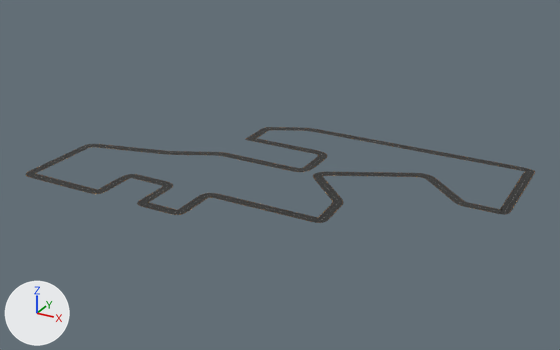
The OBJ model assets/models/myRoad.obj: old version first, new version second.
The view is the same before and after, from a 50 mm camera at (1478.0, -2749.0, 1333.0) aimed at (1.0, -63.0, -10.0). Every picture has the same lights, and +X, +Y and +Z are marked at lower left. Where no turn or scale is listed for an object, it has been applied to the vertices.

The first picture shows 'Road.001_Plane.004'.
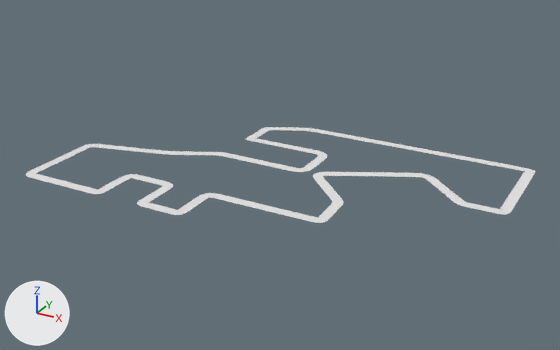
Pixel boxes (x1, y1, x2, y2) of what changed, in the pictures (560 x 350 px):
```json
{"object": "Road.001_Plane.004", "change": "recoloured", "before": [26, 127, 535, 223], "after": [26, 127, 535, 223], "on screen": "black to white"}
```

The change, as JSON lines over the scene's bpy script:
```json
{"block": "me_road_001_plane_004", "where": "me_road_001_plane_004.from_pydata(...)  # 9009 vertices, 16016 faces; spans x -958.0..963.0, y -618.0..503.0, z 0.0"}
{"op": "remove", "block": "me_road_001_plane_004", "code": "me_road_001_plane_004.materials.append(mat_road)  # picture img_road1_jpg"}
```
